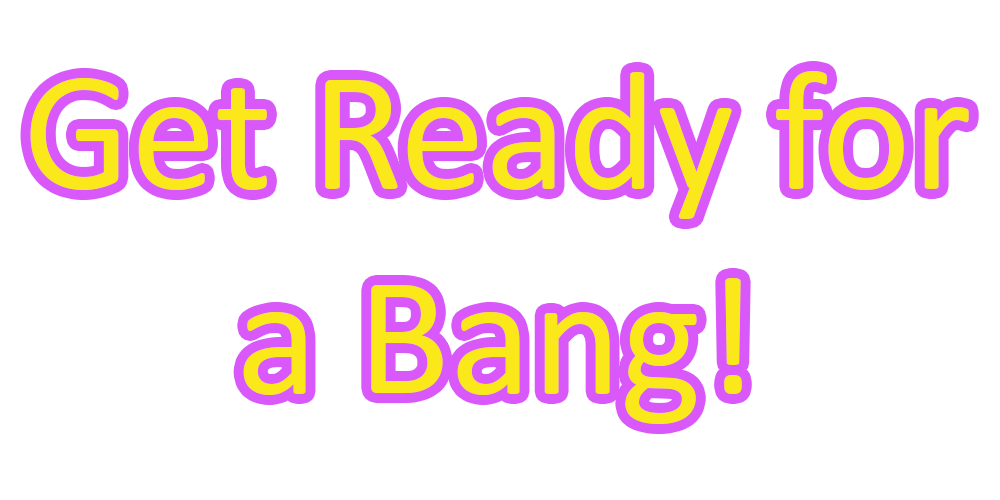
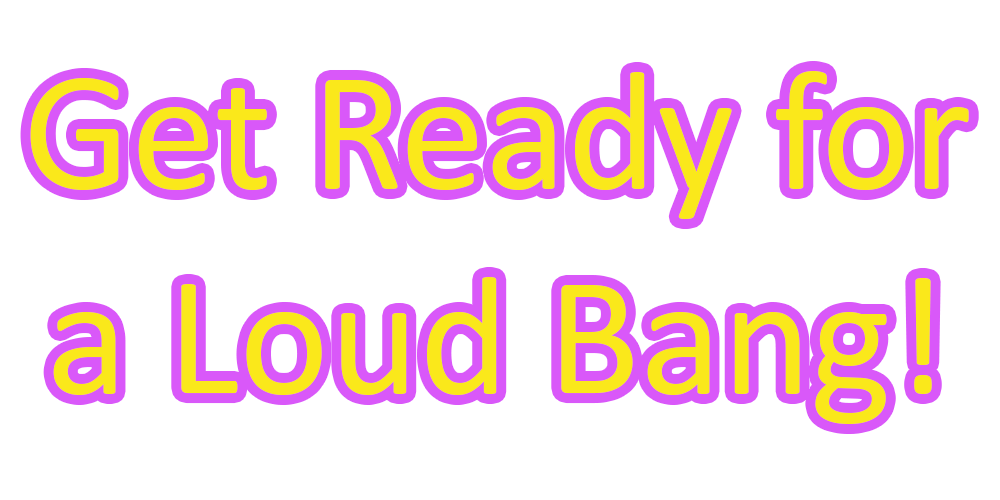
Comparing the layer stacks of the two 1000×500 images. Changes:
renamed "Get Ready for a Bang!" to "Get Ready for a Loud Bang!", painted on it over [43, 267, 942, 424]
